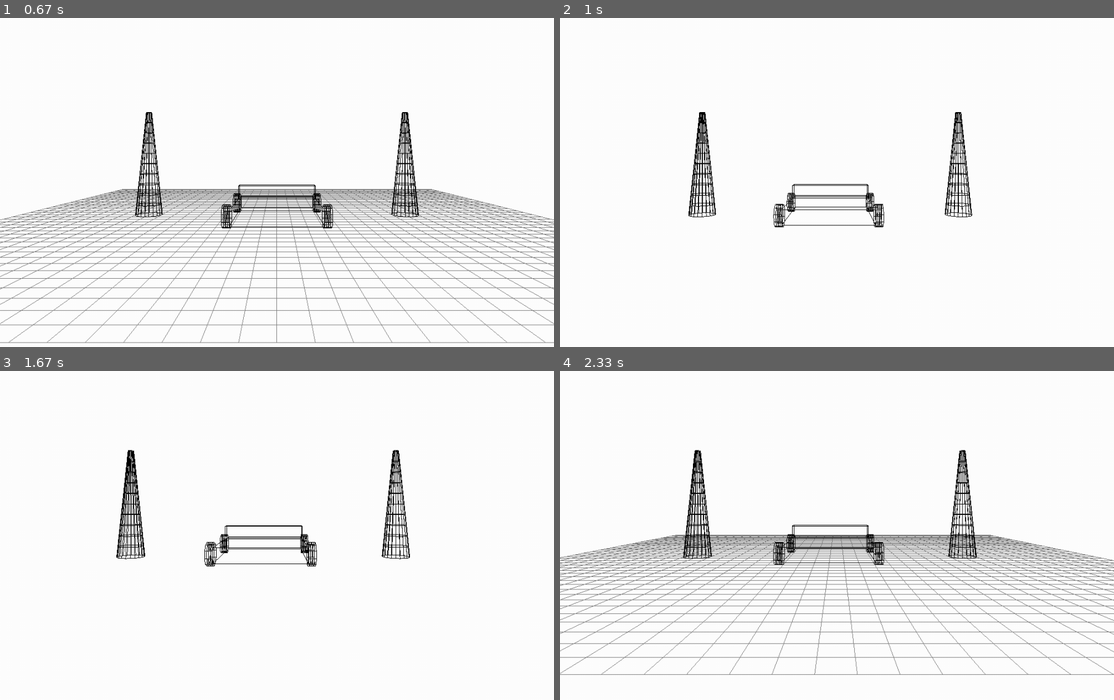
Above: before the commit, frames 1-4 (two rows, left to right).
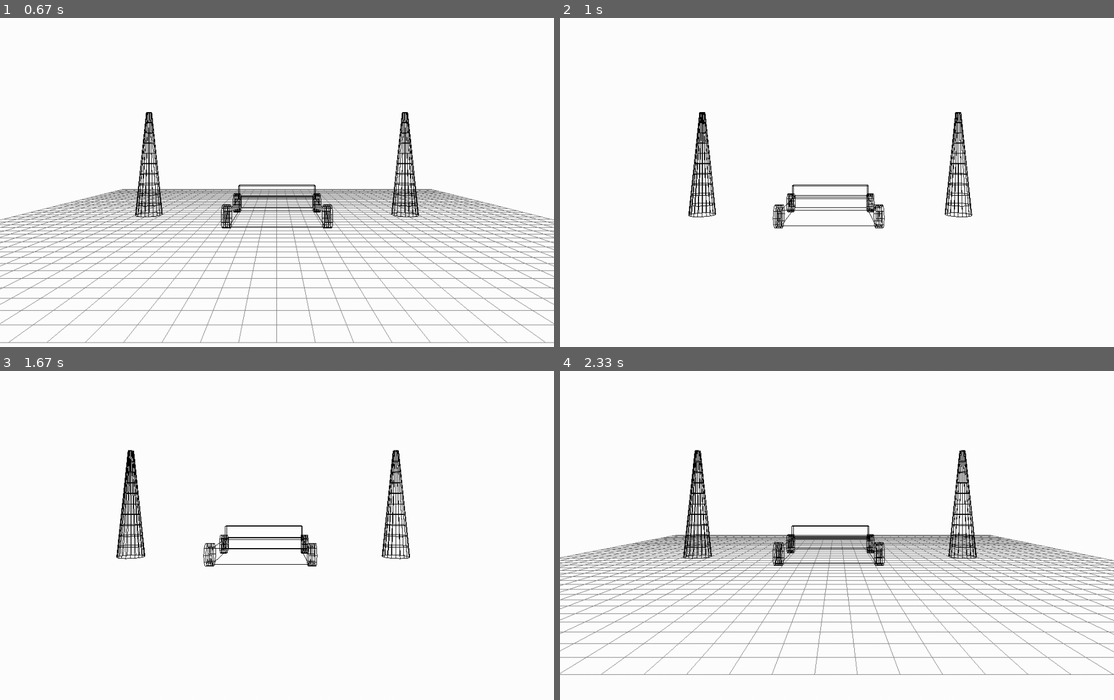
Above: after the commit, the same moments.

Repository: mattcmerritt/graphics-project-2
Game: pygame game, started from car_scene_pygame.py
The game is run twice, just before and just after one commit, with the same random seed, the same clock (stepped at 60 frames per second) and the same inputs.
Inputs:
- Up to frame 1 (0.67 s): tap Enter at 0.33 s
- Up to frame 2 (1 s): hold Right from 0.67 s (still down); hold D from 0.67 s (still down); tap Space at 0.73 s; tap G at 0.82 s
- Up to frame 3 (1.67 s): tap Space at 1.03, 1.23, 1.57 s; release Right at 1.13 s; release D at 1.13 s; hold Up 1.17-1.47 s; hold W 1.17-1.47 s; tap E at 1.32 s; hold Right from 1.5 s (still down); hold D from 1.5 s (still down)
- Up to frame 4 (2.33 s): tap Space at 1.87, 2.07 s; release Right at 1.97 s; release D at 1.97 s; hold Left from 2 s (still down); hold A from 2 s (still down); tap G at 2.15 s

Frame 1 is identical in both runs. In frame 2, 0.8% of the frame differs, in the area x 38-59%, y 50-64%; in frame 3, 0.6%; in frame 4, 0.7%.

Commit message:
added adjustable speed with up and down arrow keys

Diff:
--- a/car_scene_pygame.py
+++ b/car_scene_pygame.py
@@ -36,10 +36,12 @@
 movingForward = True
 distance = 0
 gridEnabled = True
+speed = 1
 # Constants
 WHEEL_RADIUS = 0.75
 MAX_ROTATIONS = 3
-SPEED = 2
+MIN_SPEED = 0.125
+MAX_SPEED = 16
 
 # Camera information
 # eye = Point(0, 10, 70)
@@ -125,9 +127,9 @@
     global spinAngle, movingForward, distance
     # update the wheel spin angle
     if movingForward:
-        spinAngle -= SPEED
+        spinAngle -= speed
     else:
-        spinAngle += SPEED
+        spinAngle += speed
 
     # switch movement direction if the car moves far enough
     if spinAngle >= 360 * MAX_ROTATIONS:
@@ -143,7 +145,7 @@
 # Function used to handle any key events
 # event: The keyboard event that happened
 def keyboard(event):
-    global running, animate, viewAngle, spinAngle, gridEnabled
+    global running, animate, viewAngle, spinAngle, gridEnabled, speed
     key = event.key # "ASCII" value of the key pressed
     if key == 27:  # ASCII code 27 = ESC-key
         running = False
@@ -176,6 +178,12 @@
     elif key == ord('g'):
         # toggle grid
         gridEnabled = not gridEnabled
+    elif key == pygame.K_UP:
+        # speed up car
+        speed = min(speed * 2, MAX_SPEED)
+    elif key == pygame.K_DOWN:
+        # slow down car
+        speed = max(speed / 2, MIN_SPEED)
 
 def draw_scene():
     """
